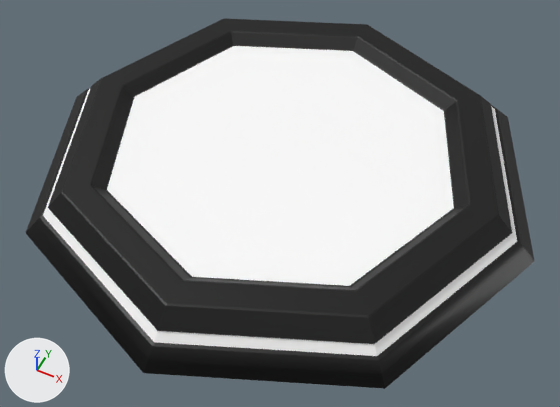
What one commit did to the FBX model Assets/Models/Jump_Pad2.fbx.
Camera for both pictures: a 50 mm camera at (1.14, -2.31, 2.64) aimed at (0.06, -0.15, -0.05). Every picture has the same lights, and +X, +Y and +Z are marked at lower left. Where no turn or scale is listed for an object, it has been applied to the vertices.

Objects in the first picture: 'Jump_Pad'.
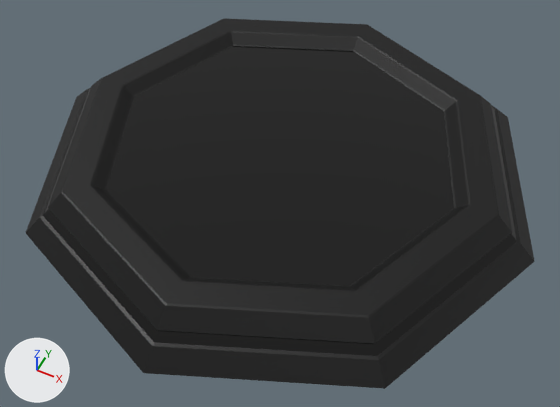
Pixel boxes (x1, y1, x2, y2) of what changed, in the pictures (560 x 407 px):
'Jump_Pad', recoloured, shading changed (white to black)
    both: (39, 42, 534, 389)
part 1 of me_cylinder, shading changed
    both: (26, 18, 534, 389)

What the commit changed:
Material 'Jump_Pad_02' (mat_jump_pad_02) changes colour from white #ffffff to black #000000; in linear values from (1.0, 1.0, 1.0) to (0.0, 0.0, 0.0).
me_cylinder has 106 vertices, 120 faces and spans x -1.2..1.2, y -1.2..1.2, z 0.0..0.2.
me_cylinder is used by ob_jump_pad; location (0.0, 0.0, 0.0).
me_cylinder part 1: edges marked sharp go from 184 to 192.
